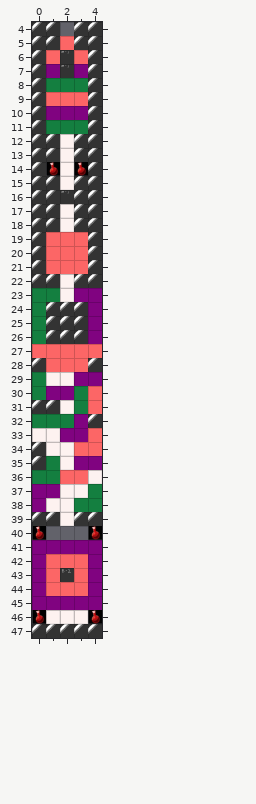
A Tiled map gets an edit: Dri/Resources/tilemap/floor001.tmx. The first picture shows the starting point.
Cells are 60x60 px. Shown: x 0..4, y 4..47.
And afterwards:
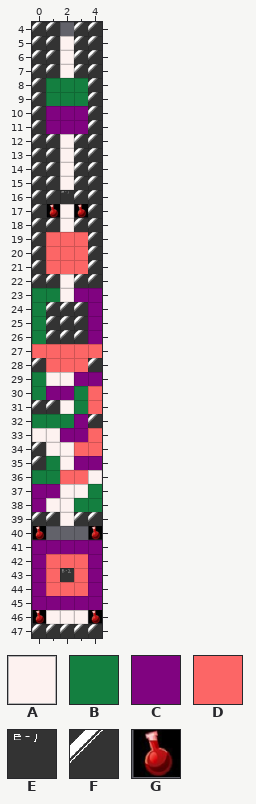
Key: from "floor1": A 1 "1000", B 2 "1001", C 3 "1002", D 4 "1003", E 5 "2000", F 7 "1999", G 8 "3000".
_ is an empty cell.
Tiles replaced or removed in this view: B, C, D, E, F, G.
The exact change:
Changed rows in their new state; . is an unchanged cell.
Layer "main":
first column x 1:
 5 .A.
 6 FAF
 7 FAF
 9 BBB
11 CCC
14 F.F
17 G.G
